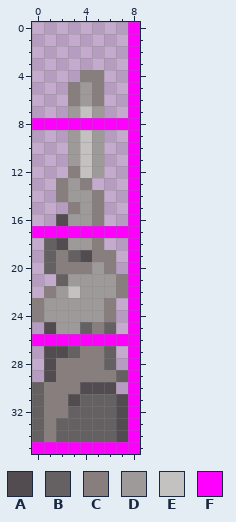
File history of a pixel-art sprite, Tiles/Ambient/Stalagmite4.png. Above: the version before the commit.
The file is 18x72 pixels, drawn in blocks of 2x2; one block is one cell here.
Palette (. is transparent): A #524c51  B #656162  C #877e7d  D #9e9a99  E #c3c2c0  F #ff00ff
Pixels before, first column x 0:
 0 ........F
 1 ........F
 2 ........F
 3 ........F
 4 ....CC..F
 5 ...CDC..F
 6 ...CDC..F
 7 ...DED..F
 8 FFFFFFFFF
 9 ...DED..F
10 ...DED..F
11 ...DED..F
12 ...CED..F
13 ..CDC...F
14 ..CDDC..F
15 ...CDC..F
16 ..ADDC..F
17 FFFFFFFFF
18 .BADDC..F
19 .BCBACC.F
20 .BCCCDC.F
21 ..BDDDDCF
22 .CDEDDDCF
23 CDDDDDC.F
24 CDDDDDC.F
25 .ADDBCB.F
26 FFFFFFFFF
27 .AABCCB.F
28 .ACCCCB.F
29 .ACCCCCBF
30 BCCCAAA.F
31 BCCABBBAF
32 BCCBBBBAF
33 BCBBBBBAF
34 BCBBBBBAF
35 FFFFFFFFF
Once edited:
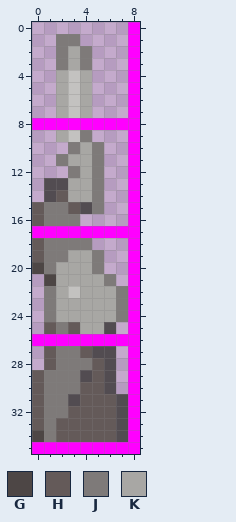
Colours new in this view: G #4d4645  H #645a59  J #7e7a79  K #a8a7a4
Diff:
y 1: x 2..3 .. -> JJ
y 2..3: x 2..4 ... -> JKJ
y 4: x 2..5 ..CC -> KEK.
y 5..6: x 2..5 .CDC -> KEK.
y 7: x 2..5 .DED -> KEK.
y 9: x 2..5 .DED -> KEJ.
y 10: x 3..5 DED -> JKJ
y 11: x 2..5 .DED -> JKKJ
y 12: x 3..5 CED -> JKJ
y 13: x 1..5 .CDC. -> AAKKJ
y 14: x 1..5 .CDDC -> AHKKJ
y 15: x 0..5 ...CDC -> HJJHAJ
y 16: x 0..5 ..ADDC -> HJJJ..
y 18: x 0..5 .BADDC -> HJJJJ.
y 19: x 0..6 .BCBACC -> HJJKKJ.
y 20: x 0..6 .BCCCDC -> GJKKKJ.
y 21: x 1..7 .BDDDDC -> GKKKKJ.
y 22: x 1..2 CD -> JK; x 4..7 DDDC -> KKKJ
y 23..24: x 0..7 CDDDDDC. -> .JKKKKKJ
y 25: x 1..6 ADDBCB -> HJHKKA
y 27: x 1..6 AABCCB -> HJJHAA
y 28: x 1..6 ACCCCB -> HJJJHA
y 29: x 0..7 .ACCCCCB -> HJJJAHA.
y 30: x 0..5 BCCCAA -> HJJJHH
y 31: x 0..2 BCC -> HJJ; x 4..6 BBB -> HHH
y 32: x 0..6 BCCBBBB -> HJJHHHH
y 33: x 0..6 BCBBBBB -> HJHHHHH
y 34: x 0..6 BCBBBBB -> GJHHHHH
